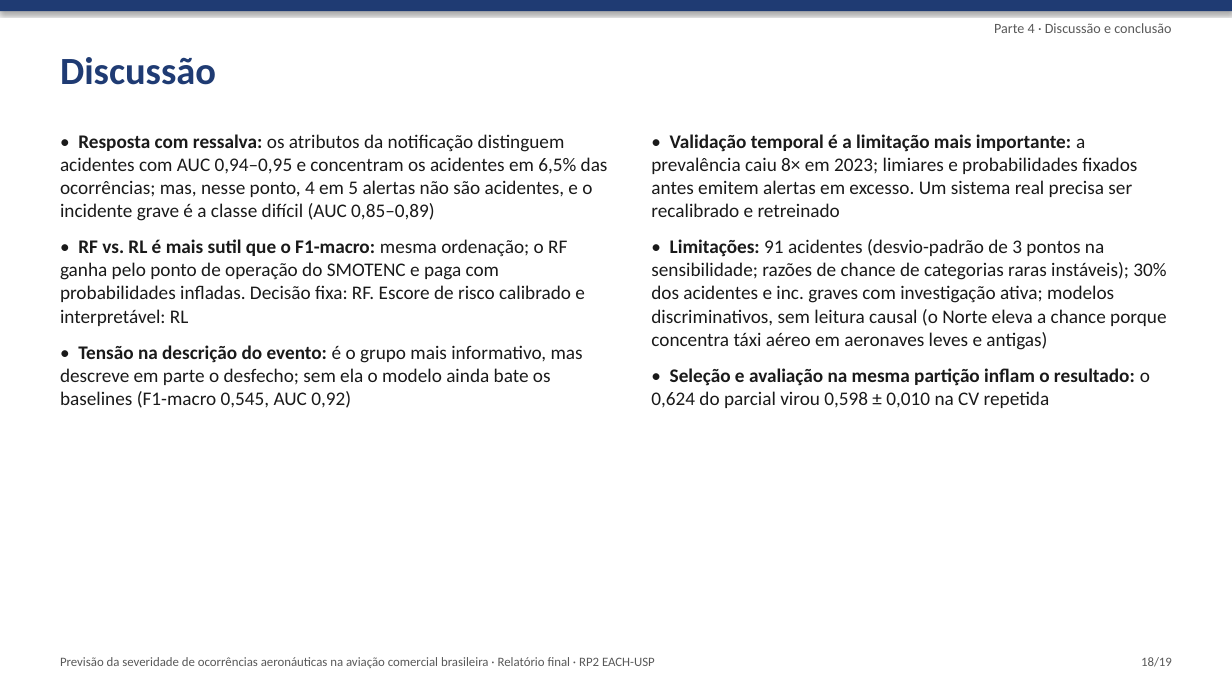
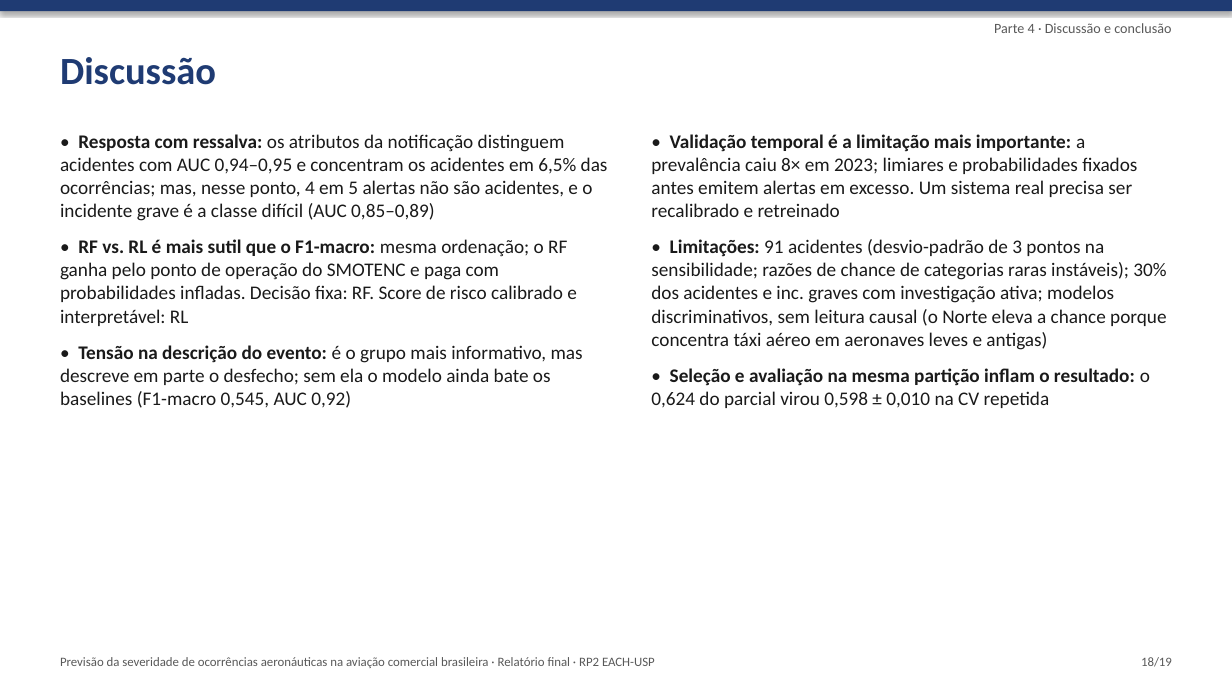
Before and after one commit to Fontanezi/RP2_ARTIGO_2026, a slide deck: slide 18 of apresentacao/slides_relatorio_final.pptx. Drawn at 1232x693 pixels with LibreOffice and Linux fonts; fonts in the diff are those of the drawing. Boxes give left, top, right and bottom in pixels: in the first picture for what was removed or moved away, otherwise in the second. Text is boxed around its words. In the diff, an @@ line names an element or a change of style, - is before the commit and + after.

```diff
--- a/apresentacao/slides_relatorio_final.pptx
+++ b/apresentacao/slides_relatorio_final.pptx
@@ text at (60,239,577,326): text changed @@
-• RF vs. RL é mais sutil que o F1-macro: mesma ordenação; o RF ganha pelo ponto de operação do SMOTENC e paga com probabilidades infladas. Decisão fixa: RF. Escore de risco calibrado e interpretável: RL
+• RF vs. RL é mais sutil que o F1-macro: mesma ordenação; o RF ganha pelo ponto de operação do SMOTENC e paga com probabilidades infladas. Decisão fixa: RF. Score de risco calibrado e interpretável: RL
```
Also in this commit, not shown: 2 other slides changed, 4 other files.
